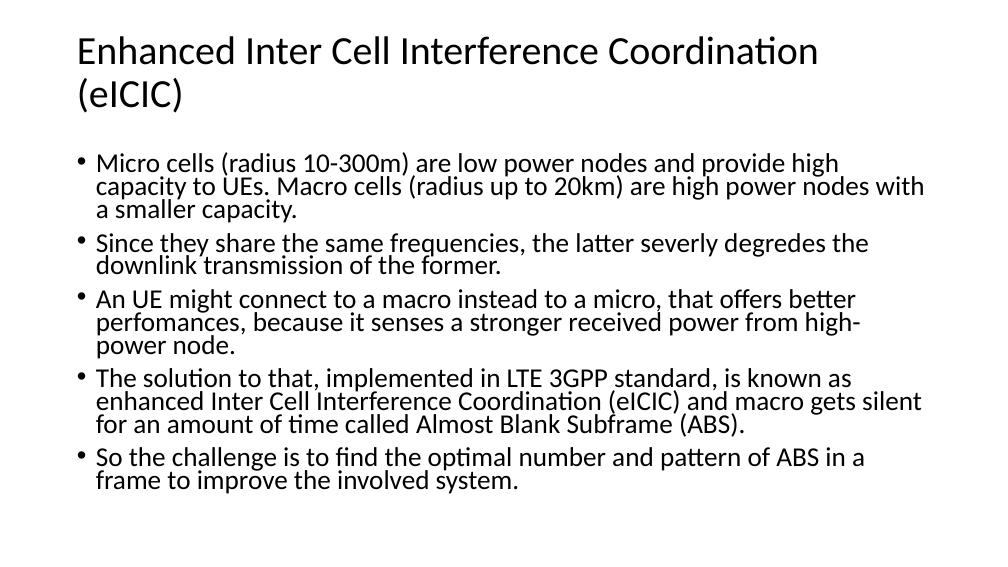
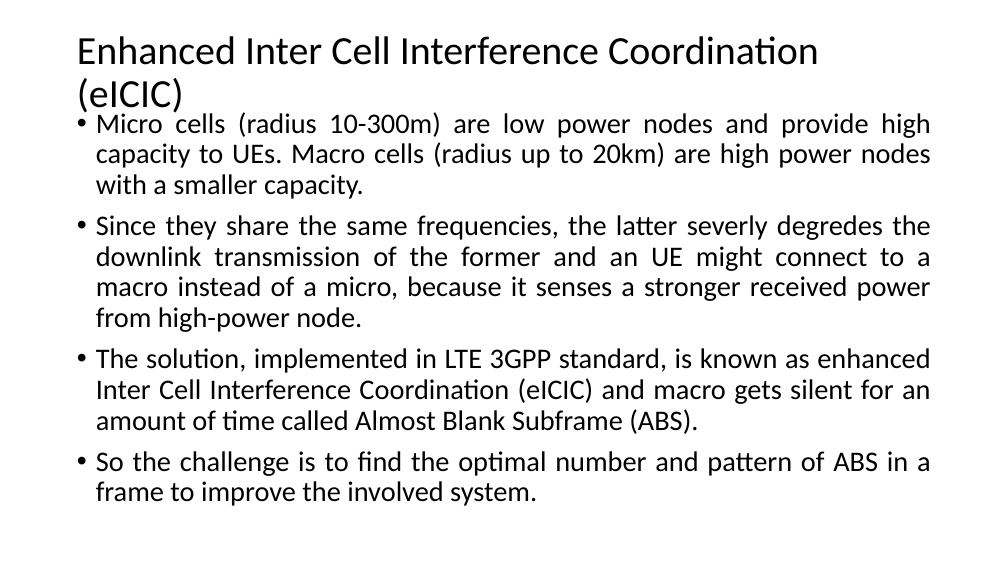
Before and after one commit to marcantonio14/Latex-writing, a slide deck: slide 4 of Self-Organizing Networks in LTE.pptx. Drawn at 1008x567 pixels with LibreOffice and Linux fonts; fonts in the diff are those of the drawing. Boxes give left, top, right and bottom in pixels: in the first picture for what was removed or moved away, otherwise in the second. Text is boxed around its words. In the diff, an @@ line names an element or a change of style, - is before the commit and + after.

Commit message:
Parte Reddy
Ovviamente da abbellire con sfondo e font accattivanti

```diff
--- a/Self-Organizing Networks in LTE.pptx
+++ b/Self-Organizing Networks in LTE.pptx
@@ text "Micro cells (radius 10-300m) are ...": place and size @@
-text "Micro cells (radius 10-300m) are ..." at [96, 152, 925, 494]
+text "Micro cells (radius 10-300m) are ..." at [96, 109, 931, 506]
@@ text at [96, 109, 931, 506]: size 25.9 to 27 pt in "Micro cells (radius 10-300m) are low power ...", "So the challenge is to find the ..."; alignment left to justified; line spacing 0.7 to 0.9 @@
@@ text at [96, 215, 931, 434]: text changed; size 25.9 to 27 pt @@
-• Since they share the same frequencies, the latter severly degredes the downlink transmission of the former.
-• An UE might connect to a macro instead to a micro, that offers better perfomances, because it senses a stronger received power from high-power node.
-• The solution to that, implemented in LTE 3GPP standard, is known as enhanced Inter Cell Interference Coordination (eICIC) and macro gets silent for an amount of time called Almost Blank Subframe (ABS).
+• Since they share the same frequencies, the latter severly degredes the downlink transmission of the former and an UE might connect to a macro instead of a micro, because it senses a stronger received power from high-power node.
+• The solution, implemented in LTE 3GPP standard, is known as enhanced Inter Cell Interference Coordination (eICIC) and macro gets silent for an amount of time called Almost Blank Subframe (ABS).
```
Also in this commit, not shown: 2 other slides changed.
